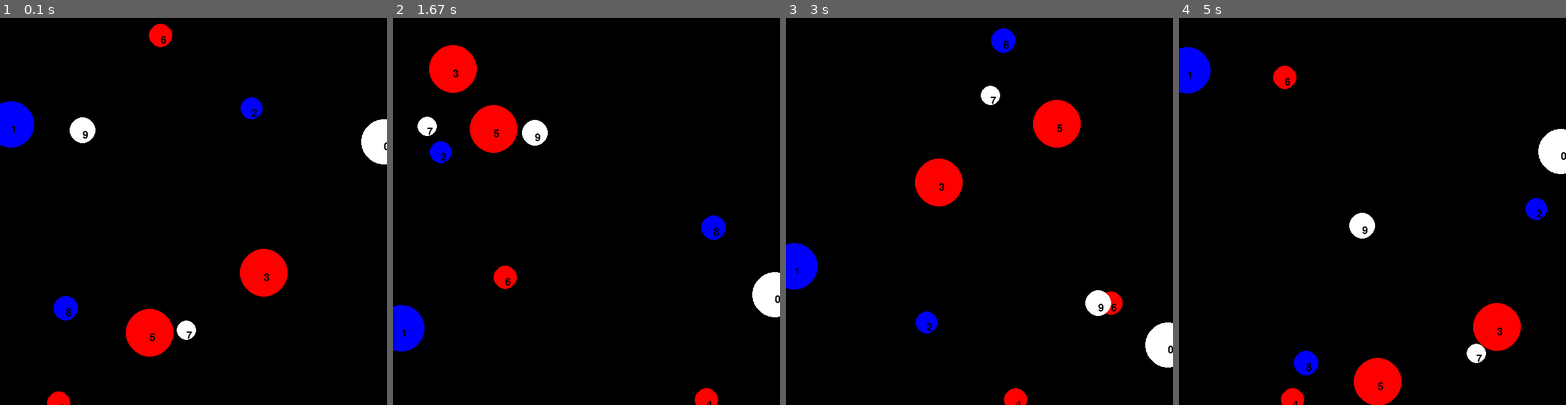
Above: before the commit, frames 1-4 (left to right).
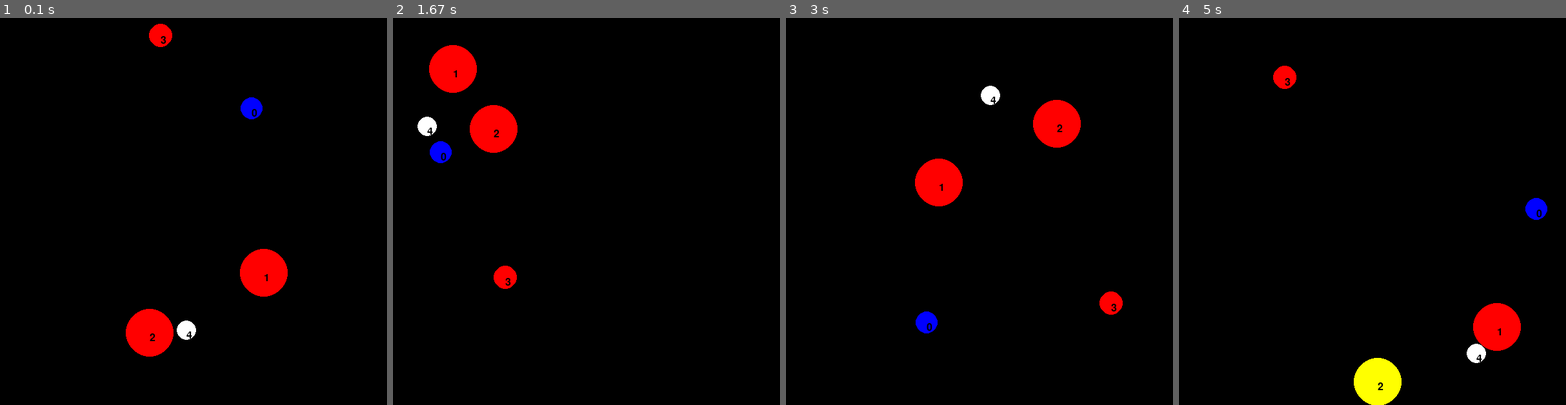
Above: after the commit, the same moments.

Repository: bchipman/bouncing_balls_pygame
Game: pygame game, started from main.py
Same seed, same stepped clock (60 frames per second), same inputs: the game is played once before the commit and once after it.
Inputs:
- Up to frame 1 (0.1 s): no input
- Up to frame 2 (1.67 s): no input
- Up to frame 3 (3 s): no input
- Up to frame 4 (5 s): no input

The runs differ from the first frame. In frame 1, 2.4% of the frame differs, in the area x 0-100%, y 4-100%; in frame 2, 2.4%; in frame 3, 2.4%; in frame 4, 3.6%, in the area x 0-100%, y 7-100%.

Commit message:
Added check for if ball inside wall during ball creation, change ball color to yellow during frame of a wall collision, minor changes to main.

Diff:
--- a/ball_module.py
+++ b/ball_module.py
@@ -8,6 +8,7 @@
         self.window_size = window_size
         self.number = number
         self.color = color
+        self.original_color = color
         radius_Coordinate = Coordinate((radius, radius))  # calculate absolute version only once, at beginning (assuming window cannot be resized)
         self.radius_absolute = radius_Coordinate.absolute(window_size)
         velocity_Coordinate = Coordinate(velocity)          # calculate absolute version only once, at beginning (assuming window cannot be resized)
@@ -28,6 +29,8 @@
     def _change_velocity_direction_if_necessary(self, new_position_abs):
         ball_edges = calculate.edge_values(new_position_abs, self.radius_absolute)
         walls_hit = calculate.walls_hit(ball_edges, self.window_size)
+        if walls_hit != '': self.color = colors.YELLOW
+        else:               self.color = self.original_color
         new_velocity_abs = calculate.velocity_after_wall_collision(self.velocity_absolute, walls_hit)
         self.velocity_absolute = new_velocity_abs
 
@@ -44,7 +47,10 @@
     def _setup_balls(self):
         balls = []
         for n in range(0, self.number_balls):
-            ball = self._create_random_ball(n)
+            while True:
+                ball = self._create_random_ball(n)
+                if self._new_ball_not_in_wall(ball):
+                    break
             balls.append(ball)
         return balls
 
@@ -59,6 +65,12 @@
         V = BallCreator.RND(self.velocity_range)
         V = BallCreator.RND([-V, V])
         return Ball(number=N, color=C, center=(X, Y), radius=R, velocity=(V, V), window_size=self.window_size)
+
+    def _new_ball_not_in_wall(self, ball):
+        ball_edges = calculate.edge_values(ball.center_absolute, ball.radius_absolute)
+        walls_hit = calculate.walls_hit(ball_edges, ball.window_size)
+        if walls_hit == '': return True
+        else:               return False
 
     @staticmethod
     def RND(range_or_options):
--- a/colors.py
+++ b/colors.py
@@ -1,8 +1,8 @@
-BLACK = (0, 0, 0)
-GREEN = (0, 255, 0)
-BLUE = (0, 0, 255)
-RED = (255, 0, 0)
-WHITE = (255, 255, 255)
+BLACK 	= (0, 		0,	  	0)
+GREEN 	= (0, 		255,  	0)
+BLUE 	= (0, 		0, 	 	255)
+RED 	= (255, 	0,	 	0)
+WHITE 	= (255,		255, 	255)
+YELLOW 	= (255,		255, 	0)
+
 colors = [WHITE, GREEN, BLUE, RED]
-if __name__ == '__main__':
-    pass
--- a/main.py
+++ b/main.py
@@ -18,8 +18,6 @@
             self.window.surface.fill(BLACK)
             for ball in self.balls:
                 center_pos_px, radius_px =  ball.move()
-                print('center_pos_px', center_pos_px)
-                print('radius_px', radius_px)
                 pygame.draw.circle(self.window.surface, ball.color, center_pos_px, radius_px[0])
                 basic_font = pygame.font.SysFont(None, 24)
                 text = basic_font.render(str(ball.number), True, BLACK)
@@ -46,7 +44,7 @@
 
 class Options:
     def __init__(self):
-        self.total_number_balls = 10  # integer
+        self.total_number_balls = 5  # integer
         self.center_xy_range = (0.010, 0.99)  # proportion of window
         self.radius_range = (0.025, 0.075)  # proportion of window
         self.velocity_range = (0.005, 0.010)  # proportion of window
